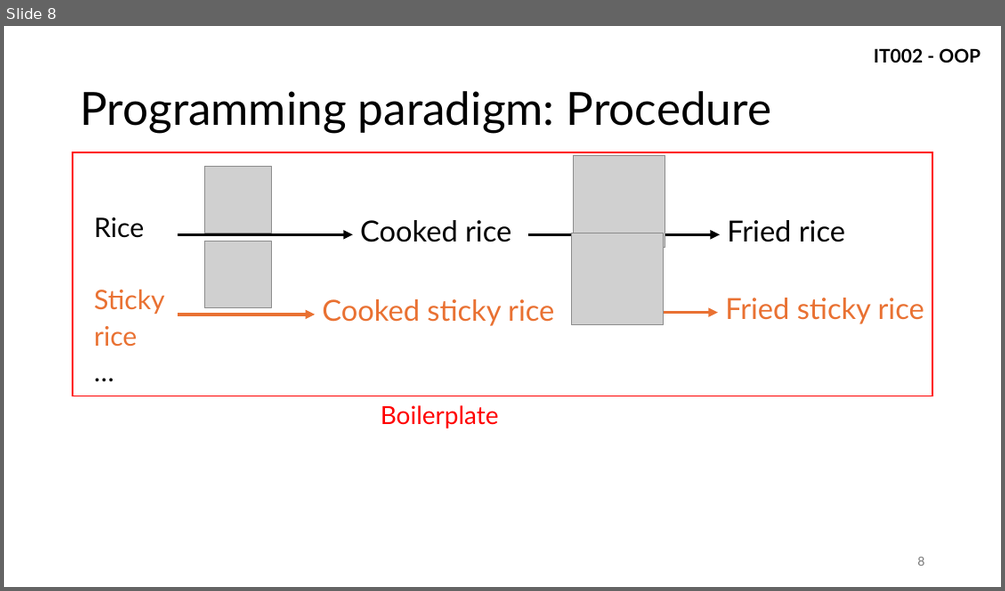
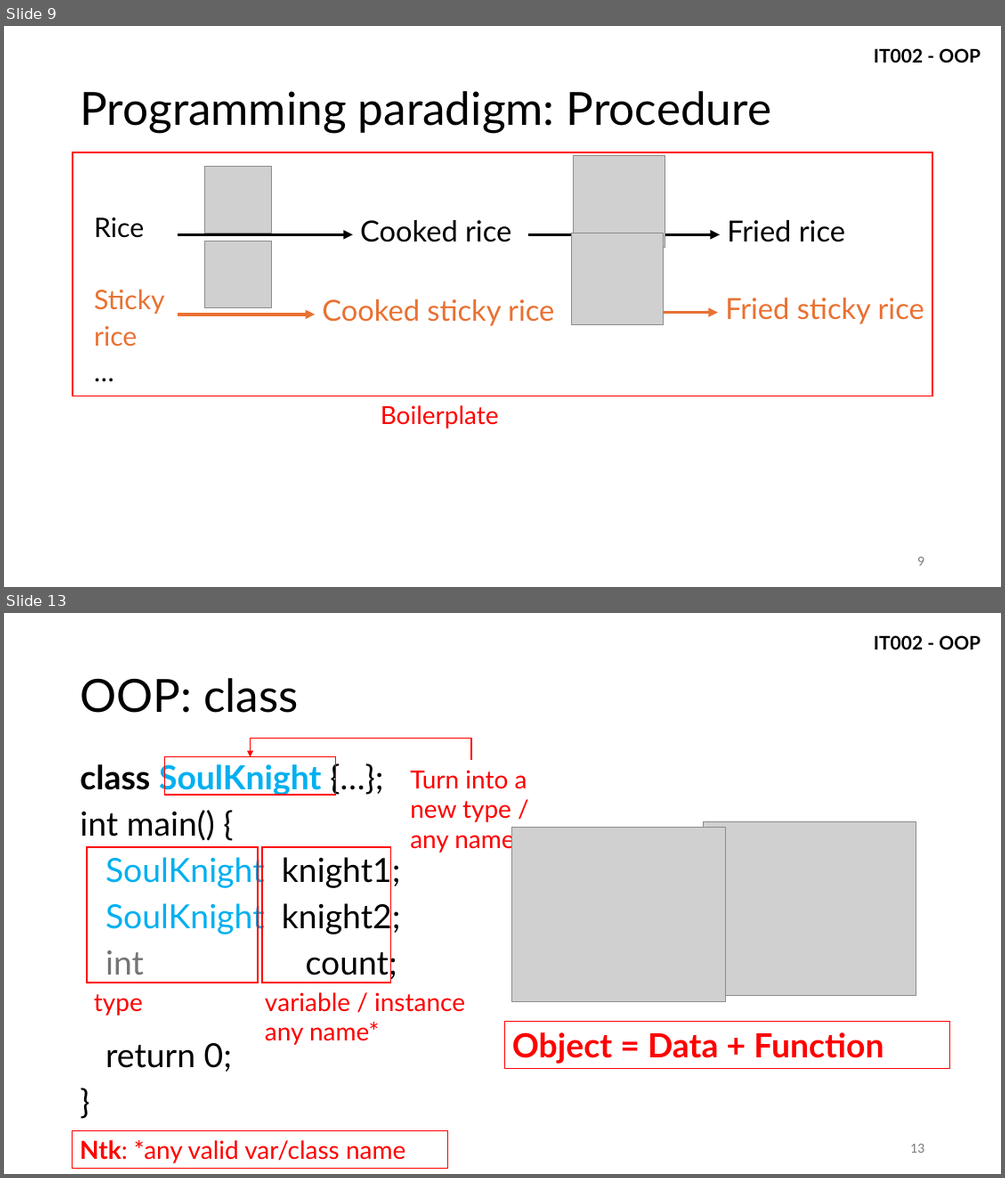
Before and after one commit to vutuanhai237/CourseMaterialsUIT, a slide deck: IT002-OOP/Slide lý thuyết/1. IntroOOP.pptx. Shown one above the other, each under a label of ours: slide 8 before the commit, slides 9 and 13 after it; the slides between them are not shown. The pictures are 1005x591 and 1005x1178 pixels, drawn with LibreOffice and Linux fonts; fonts in the diff are those of the drawing; grey boxes stand for pictures. Boxes give left, top, right and bottom in pixels: in the first picture for what was removed or moved away, otherwise in the second. Text is boxed around its words. In the diff, an @@ line names an element or a change of style, - is before the commit and + after.

```diff
--- a/IT002-OOP/Slide lý thuyết/1. IntroOOP.pptx
+++ b/IT002-OOP/Slide lý thuyết/1. IntroOOP.pptx
@@ slide 13 added at (4,613,1001,1174), background #FFFFFF; not listed: 1 template element that a slide beside it also shows @@
@@ title added at (80,678,299,713), 44 pt, text #000000 @@
+OOP: class
@@ elbow arrow added from (471, 761) to (250, 756), #FF0000 1.5 pt @@
@@ text added at (80,760,401,1071), 32 pt, text #000000 @@
+class SoulKnight {…};
+int main() {
+SoulKnight knight1;
+SoulKnight knight2;
+int count;
+return 0;
+}
@@ rectangle added at (165,756,336,794), outline #FF0000 1.5 pt @@
@@ text added at (410,770,527,853), 24 pt, text #FF0000 @@
+Turn into a new type / any name*
@@ picture added at (704,821,916,996) @@
@@ rectangle added at (86,847,258,982), outline #FF0000 1.5 pt @@
@@ rectangle added at (263,848,391,983), outline #FF0000 1.5 pt @@
@@ picture added at (512,827,726,1002) @@
@@ text added at (94,994,143,1015), 24 pt, text #FF0000 @@
+type
@@ text added at (265,992,465,1045), 24 pt, text #FF0000 @@
+variable / instance
+any name*
@@ rectangle added at (505,1022,951,1070), outline #FF0000 0.75 pt, 32 pt, text #FF0000, bold @@
+Object = Data + Function
@@ rectangle added at (73,1130,448,1167), outline #FF0000 0.75 pt, 24 pt, text #FF0000 @@
+Ntk: *any valid var/class name
@@ page number added at (910,1143,924,1152), 12 pt, text #797979 @@
+13
@@ what was slide 8 is now slide 9 @@
@@ page number at (917,556,924,565): text changed @@
-8
+9
```
Also in this commit, not shown: 3 slides changed, 10 other slides added, 3 other files.
